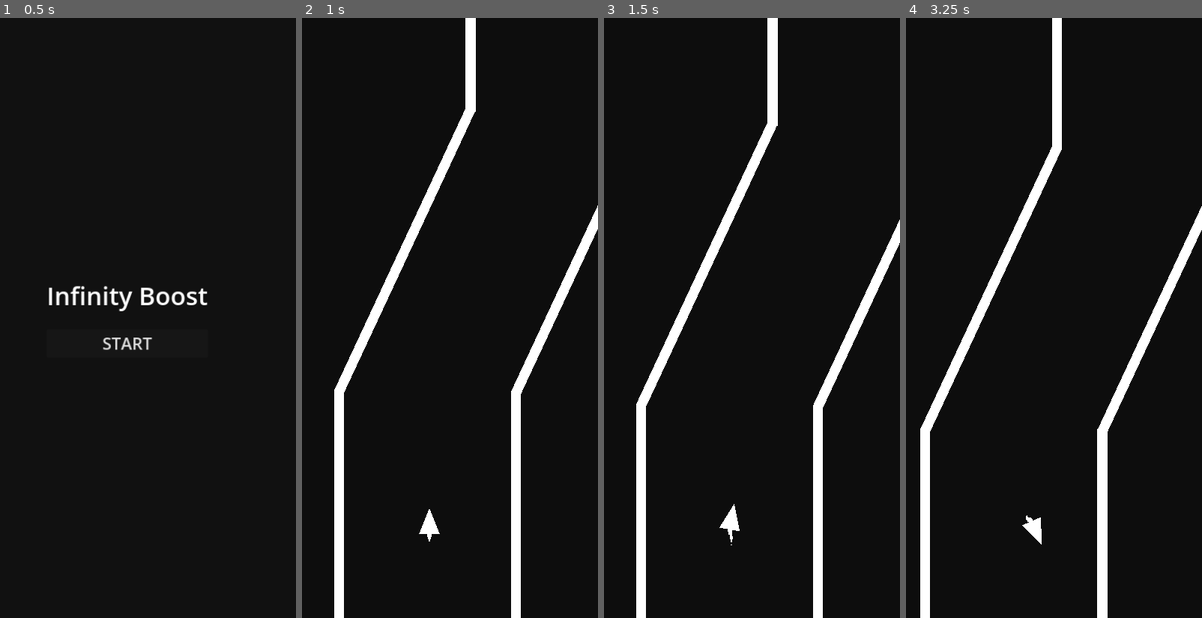
Above: before the commit, frames 1-4 (left to right).
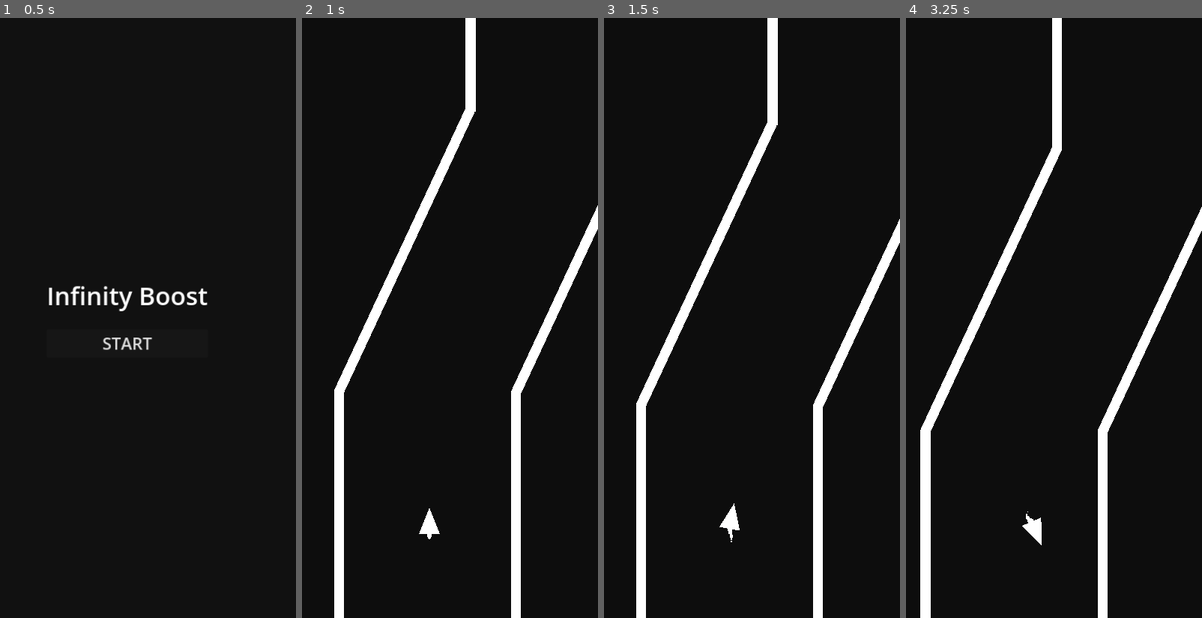
Above: after the commit, the same moments.

Repository: RobertLib/infinity-boost
Game: Godot game, scene res://main_menu.tscn
Two runs of this game, one before a commit and one after it. Both use one fixed random seed, a clock stepped at 60 frames per second and the inputs below.
Inputs:
- Up to frame 1 (0.5 s): no input
- Up to frame 2 (1 s): click "START" at 0.5 s
- Up to frame 3 (1.5 s): hold Right (ui_right) from 1.28 s (still down)
- Up to frame 4 (3.25 s): release Right (ui_right) at 2.03 s; hold Left (ui_left) 2.03-2.78 s; hold Right (ui_right) from 2.78 s (still down)

Frame 1 is identical in both runs. In frame 2, less than 0.1% of the frame differs, in the area x 11-100%, y 15-88%; in frame 3, 0.2%; in frame 4, 0.4%, in the area x 4-100%, y 21-100%.

Commit message:
Explosion on collision with a wall

Diff:
--- /dev/null
+++ b/camera.gd
@@ -0,0 +1,16 @@
+class_name Camera
+
+extends Camera2D
+
+@export var target_node: Node2D = null
+
+
+# Called when the node enters the scene tree for the first time.
+func _ready() -> void:
+	pass  # Replace with function body.
+
+
+# Called every frame. 'delta' is the elapsed time since the previous frame.
+func _process(_delta: float) -> void:
+	if target_node and is_instance_valid(target_node):
+		position = target_node.global_position
--- /dev/null
+++ b/explosion.gd
@@ -0,0 +1,17 @@
+class_name Explosion
+
+extends GPUParticles2D
+
+
+# Called when the node enters the scene tree for the first time.
+func _ready() -> void:
+	emitting = true
+
+
+# Called every frame. 'delta' is the elapsed time since the previous frame.
+func _process(_delta: float) -> void:
+	pass
+
+
+func _on_finished() -> void:
+	queue_free()
--- /dev/null
+++ b/explosion.tscn
@@ -0,0 +1,40 @@
+[gd_scene load_steps=7 format=3 uid="uid://co5tmon7hcysk"]
+
+[ext_resource type="Script" path="res://explosion.gd" id="1_4ddyq"]
+
+[sub_resource type="Gradient" id="Gradient_l8t8a"]
+offsets = PackedFloat32Array(0.5, 1)
+colors = PackedColorArray(1, 1, 1, 1, 1, 1, 1, 0)
+
+[sub_resource type="GradientTexture1D" id="GradientTexture1D_g8ala"]
+gradient = SubResource("Gradient_l8t8a")
+
+[sub_resource type="Curve" id="Curve_y7i7r"]
+_data = [Vector2(0, 1), 0.0, 0.0, 0, 0, Vector2(1, 0), 0.0, 0.0, 0, 0]
+point_count = 2
+
+[sub_resource type="CurveTexture" id="CurveTexture_dm14x"]
+width = 2048
+curve = SubResource("Curve_y7i7r")
+
+[sub_resource type="ParticleProcessMaterial" id="ParticleProcessMaterial_a36vr"]
+lifetime_randomness = 0.5
+particle_flag_disable_z = true
+spread = 180.0
+initial_velocity_min = 250.0
+initial_velocity_max = 500.0
+gravity = Vector3(0, 0, 0)
+scale_min = 10.0
+scale_max = 20.0
+scale_curve = SubResource("CurveTexture_dm14x")
+color_ramp = SubResource("GradientTexture1D_g8ala")
+
+[node name="Explosion" type="GPUParticles2D"]
+emitting = false
+amount = 50
+process_material = SubResource("ParticleProcessMaterial_a36vr")
+one_shot = true
+explosiveness = 1.0
+script = ExtResource("1_4ddyq")
+
+[connection signal="finished" from="." to="." method="_on_finished"]
--- /dev/null
+++ b/level.gd
@@ -0,0 +1,34 @@
+class_name Level
+
+extends Node2D
+
+const PlayerScene := preload("res://player.tscn")
+
+var player_start_position := Vector2(0, 0)
+
+@onready var player := $Player as Player
+@onready var camera := $Camera2D as Camera
+
+
+# Called when the node enters the scene tree for the first time.
+func _ready() -> void:
+	player.connect("exploded", _on_player_exploded)
+	player_start_position = player.global_position
+
+
+# Called every frame. 'delta' is the elapsed time since the previous frame.
+func _process(_delta: float) -> void:
+	pass
+
+
+func _on_player_exploded() -> void:
+	await get_tree().create_timer(1).timeout
+	instantiate_player()
+
+
+func instantiate_player() -> void:
+	var new_player := PlayerScene.instantiate() as Player
+	new_player.connect("exploded", _on_player_exploded)
+	new_player.global_position = player_start_position
+	call_deferred("add_child", new_player)
+	camera.target_node = new_player
--- a/level_1.tscn
+++ b/level_1.tscn
@@ -1,6 +1,8 @@
-[gd_scene load_steps=5 format=3 uid="uid://b4dfrnrou46qg"]
+[gd_scene load_steps=7 format=3 uid="uid://b4dfrnrou46qg"]
 
 [ext_resource type="PackedScene" uid="uid://dmhu7ghxnpjdo" path="res://player.tscn" id="1_6mjln"]
+[ext_resource type="Script" path="res://level.gd" id="1_mdx6c"]
+[ext_resource type="Script" path="res://camera.gd" id="2_7ae4q"]
 [ext_resource type="PackedScene" uid="uid://b5tkxic2m1l1k" path="res://wall.tscn" id="2_813rc"]
 [ext_resource type="PackedScene" uid="uid://beil2o2wdgl20" path="res://finish.tscn" id="3_ukofe"]
 
@@ -10,13 +12,17 @@
 glow_strength = 1.6
 
 [node name="Level1" type="Node2D"]
+script = ExtResource("1_mdx6c")
 
 [node name="Player" parent="." instance=ExtResource("1_6mjln")]
 position = Vector2(324, 864)
 
-[node name="Camera2D" type="Camera2D" parent="Player"]
+[node name="Camera2D" type="Camera2D" parent="." node_paths=PackedStringArray("target_node")]
+position = Vector2(324, 864)
 offset = Vector2(0, -400)
 position_smoothing_enabled = true
+script = ExtResource("2_7ae4q")
+target_node = NodePath("../Player")
 
 [node name="Walls" type="Node2D" parent="."]
 
--- a/player.gd
+++ b/player.gd
@@ -1,7 +1,13 @@
+class_name Player
+
 extends RigidBody2D
+
+signal exploded
 
 const UPWARD_FORCE := Vector2(0, -120)
 const ROTATION_SPEED := 60.0
+
+const ExplosionScene := preload("res://explosion.tscn")
 
 
 # Called when the node enters the scene tree for the first time.
@@ -26,3 +32,16 @@
 func _integrate_forces(_state: PhysicsDirectBodyState2D) -> void:
 	var rotated_force := UPWARD_FORCE.rotated(rotation)
 	apply_central_force(rotated_force)
+
+
+func _on_body_entered(body: Node) -> void:
+	if body is Wall:
+		explode()
+
+
+func explode() -> void:
+	var explosion := ExplosionScene.instantiate() as Explosion
+	explosion.global_position = global_position
+	get_parent().add_child(explosion)
+	exploded.emit()
+	queue_free()
--- a/player.tscn
+++ b/player.tscn
@@ -13,10 +13,13 @@
 [sub_resource type="ParticleProcessMaterial" id="ParticleProcessMaterial_y8k60"]
 lifetime_randomness = 1.0
 particle_flag_disable_z = true
-gravity = Vector3(0, 98, 0)
+gravity = Vector3(0, 0, 0)
 scale_curve = SubResource("CurveTexture_bn8t4")
 
 [node name="Player" type="RigidBody2D"]
+collision_mask = 2
+contact_monitor = true
+max_contacts_reported = 1
 script = ExtResource("1_i5yen")
 
 [node name="GPUParticles2D" type="GPUParticles2D" parent="."]
@@ -30,3 +33,5 @@
 
 [node name="CollisionPolygon2D" type="CollisionPolygon2D" parent="."]
 polygon = PackedVector2Array(0, -30, 20, 20, -20, 20)
+
+[connection signal="body_entered" from="." to="." method="_on_body_entered"]
--- a/project.godot
+++ b/project.godot
@@ -22,6 +22,11 @@
 window/size/viewport_height=1152
 window/stretch/mode="canvas_items"
 
+[layer_names]
+
+2d_physics/layer_1="Player"
+2d_physics/layer_2="Wall"
+
 [physics]
 
 2d/default_gravity=0.0
--- /dev/null
+++ b/wall.gd
@@ -0,0 +1,13 @@
+class_name Wall
+
+extends StaticBody2D
+
+
+# Called when the node enters the scene tree for the first time.
+func _ready() -> void:
+	pass  # Replace with function body.
+
+
+# Called every frame. 'delta' is the elapsed time since the previous frame.
+func _process(_delta: float) -> void:
+	pass
--- a/wall.tscn
+++ b/wall.tscn
@@ -1,8 +1,13 @@
-[gd_scene load_steps=2 format=3 uid="uid://b5tkxic2m1l1k"]
+[gd_scene load_steps=3 format=3 uid="uid://b5tkxic2m1l1k"]
+
+[ext_resource type="Script" path="res://wall.gd" id="1_cr63k"]
 
 [sub_resource type="RectangleShape2D" id="RectangleShape2D_o7pje"]
 
 [node name="Wall" type="StaticBody2D"]
+collision_layer = 2
+collision_mask = 0
+script = ExtResource("1_cr63k")
 
 [node name="Polygon2D" type="Polygon2D" parent="."]
 polygon = PackedVector2Array(-10, -10, 10, -10, 10, 10, -10, 10)
